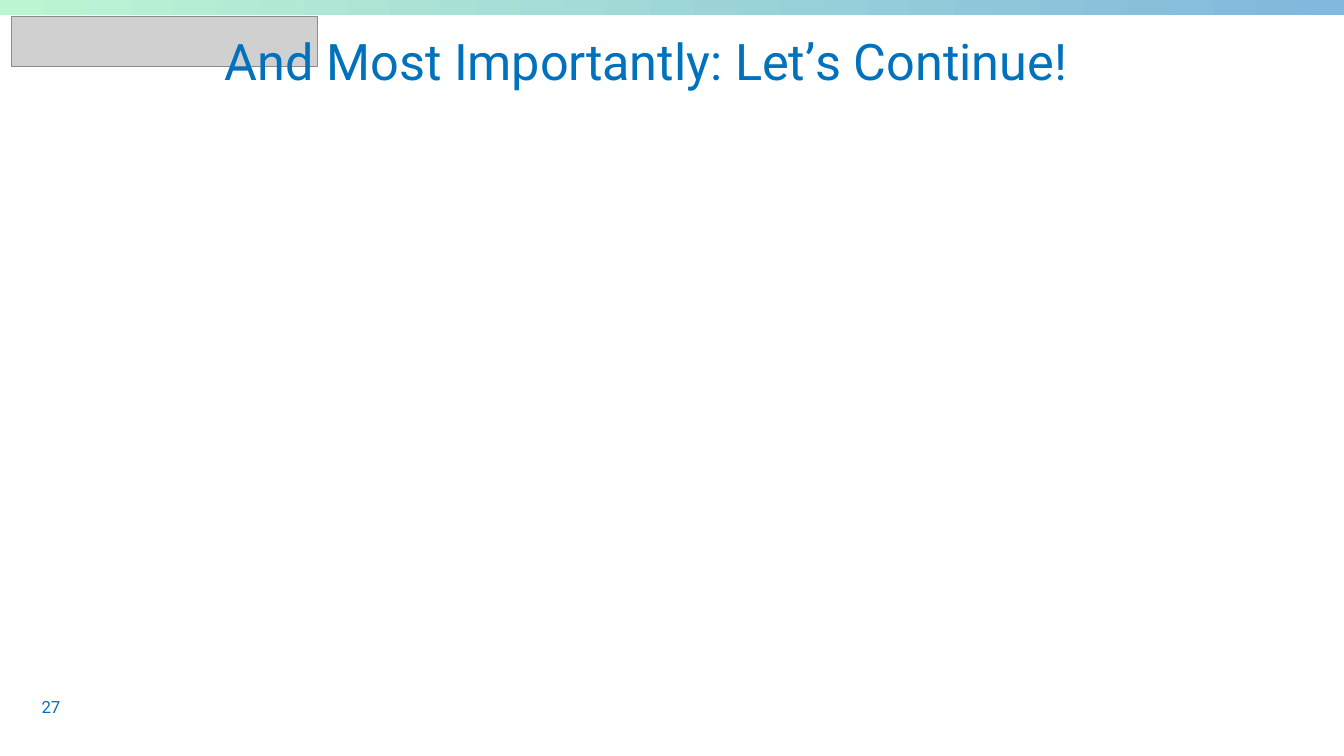
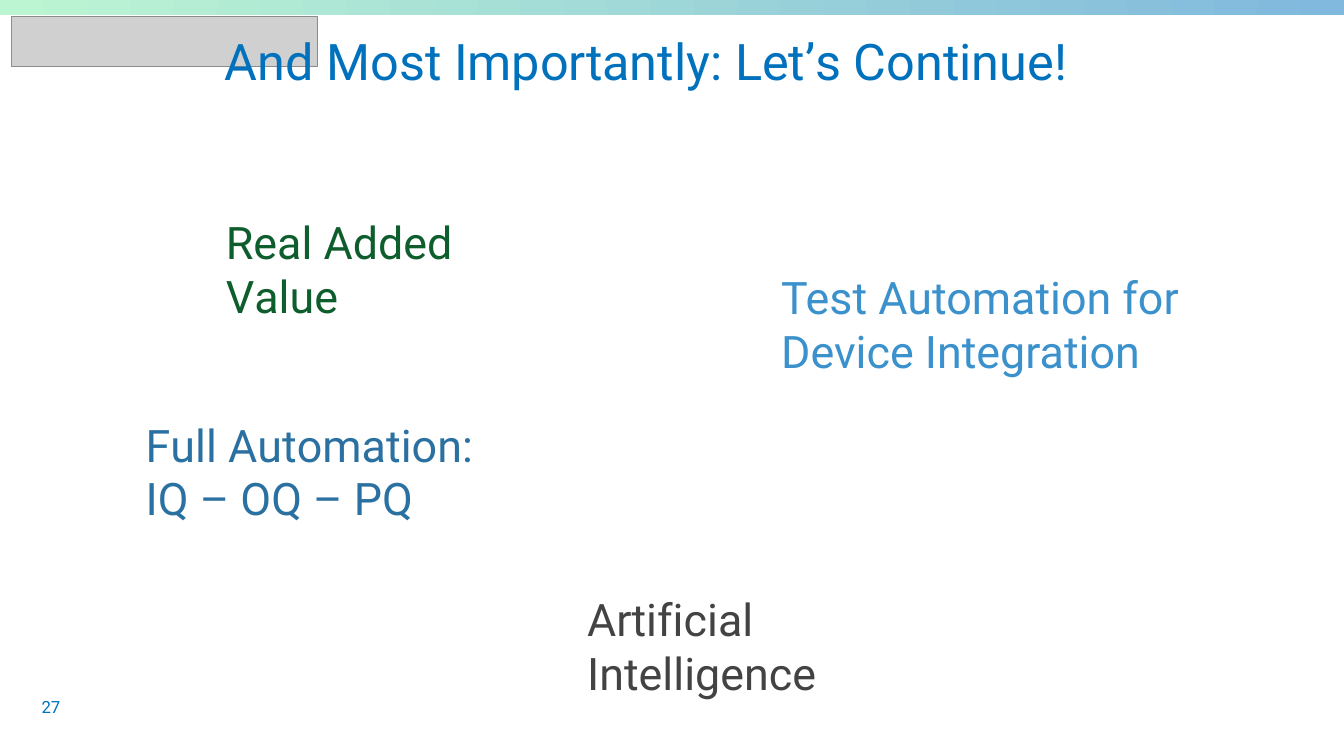
Before and after one commit to sableu/BDD4OQ, a slide deck: slide 27 of thesis/Presentation/FinalPresentation.pptx. Drawn at 1344x756 pixels with LibreOffice and Linux fonts; fonts in the diff are those of the drawing; grey boxes stand for pictures; background and template pictures are left out. Boxes give left, top, right and bottom in pixels: in the first picture for what was removed or moved away, otherwise in the second. Text is boxed around its words. In the diff, an @@ line names an element or a change of style, - is before the commit and + after.

```diff
--- a/thesis/Presentation/FinalPresentation.pptx
+++ b/thesis/Presentation/FinalPresentation.pptx
@@ text added at box(226, 225, 453, 314), 32 pt, text #0E5E2D @@
+Real Added Value
@@ text added at box(781, 280, 1178, 378), 32 pt, text #3B91CC @@
+Test Automation for
+Device Integration
@@ text added at box(146, 428, 473, 520), 32 pt, text #2A70A0 @@
+Full Automation:
+IQ – OQ – PQ
@@ text added at box(587, 602, 816, 700), 32 pt, text #434343 @@
+Artificial Intelligence
```
Also in this commit, not shown: 5 other slides changed.
